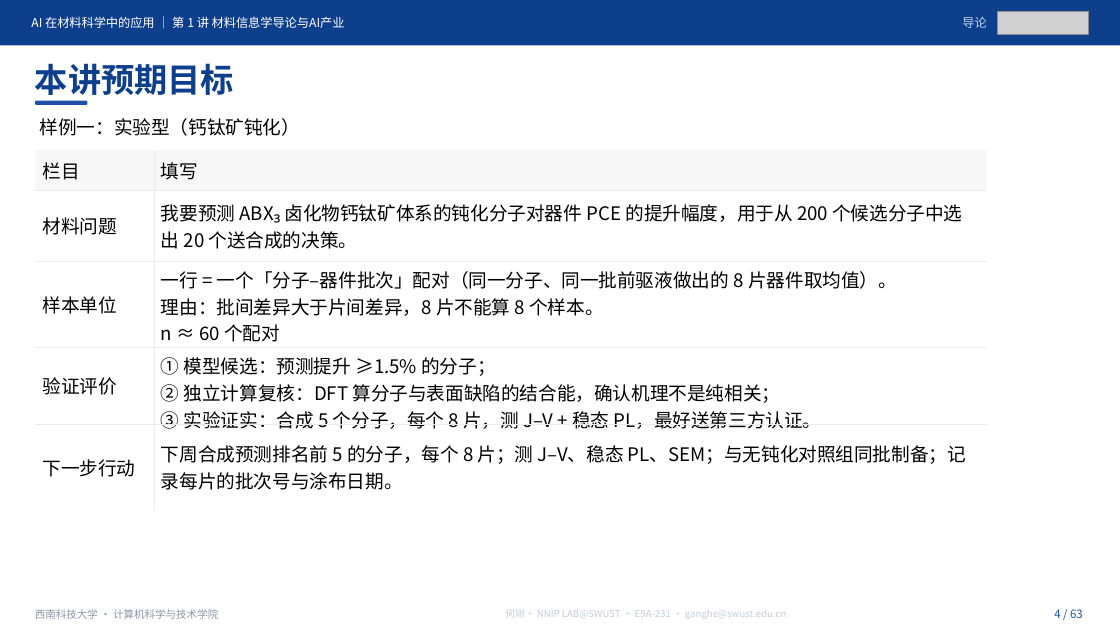
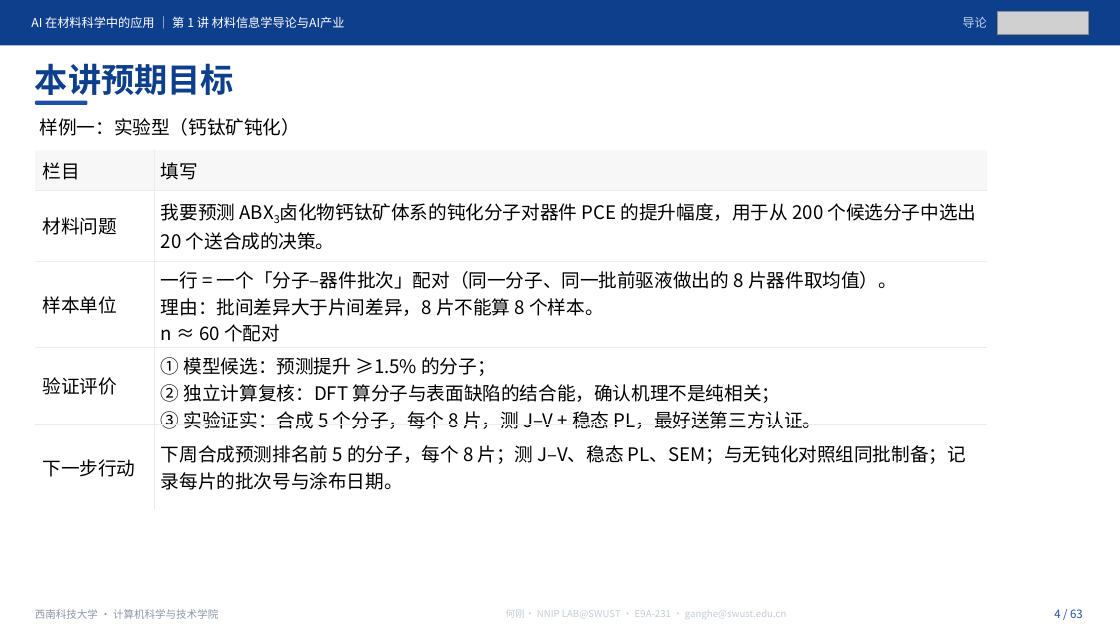
Before and after one commit to cosfrist/Applications-of-Artificial-Intelligence-in-Materials-Science-SWUST, a slide deck: slide 4 of lectures/01-材料信息学导论与AI产业/AI在材料科学中的应用-第1讲 材料信息学导论与AI产业-V5.pptx. Drawn at 1120x630 pixels with LibreOffice and Linux fonts; fonts in the diff are those of the drawing; grey boxes stand for pictures. Boxes give left, top, right and bottom in pixels: in the first picture for what was removed or moved away, otherwise in the second. Text is boxed around its words. In the diff, an @@ line names an element or a change of style, - is before the commit and + after.

```diff
--- a/lectures/01-材料信息学导论与AI产业/AI在材料科学中的应用-第1讲 材料信息学导论与AI产业-V5.pptx
+++ b/lectures/01-材料信息学导论与AI产业/AI在材料科学中的应用-第1讲 材料信息学导论与AI产业-V5.pptx
@@ table at (35, 150, 987, 505) @@
-row 2, column 2: 我要预测 ABX₃ 卤化物钙钛矿体系的钝化分子对器件 PCE 的提升幅度，用于从 200 个候选分子中选出 20 个送合成的决策。
+row 2, column 2: 我要预测 ABX3卤化物钙钛矿体系的钝化分子对器件 PCE 的提升幅度，用于从 200 个候选分子中选出 20 个送合成的决策。
```
Also in this commit, not shown: 1 other slide changed, 12 other files.
